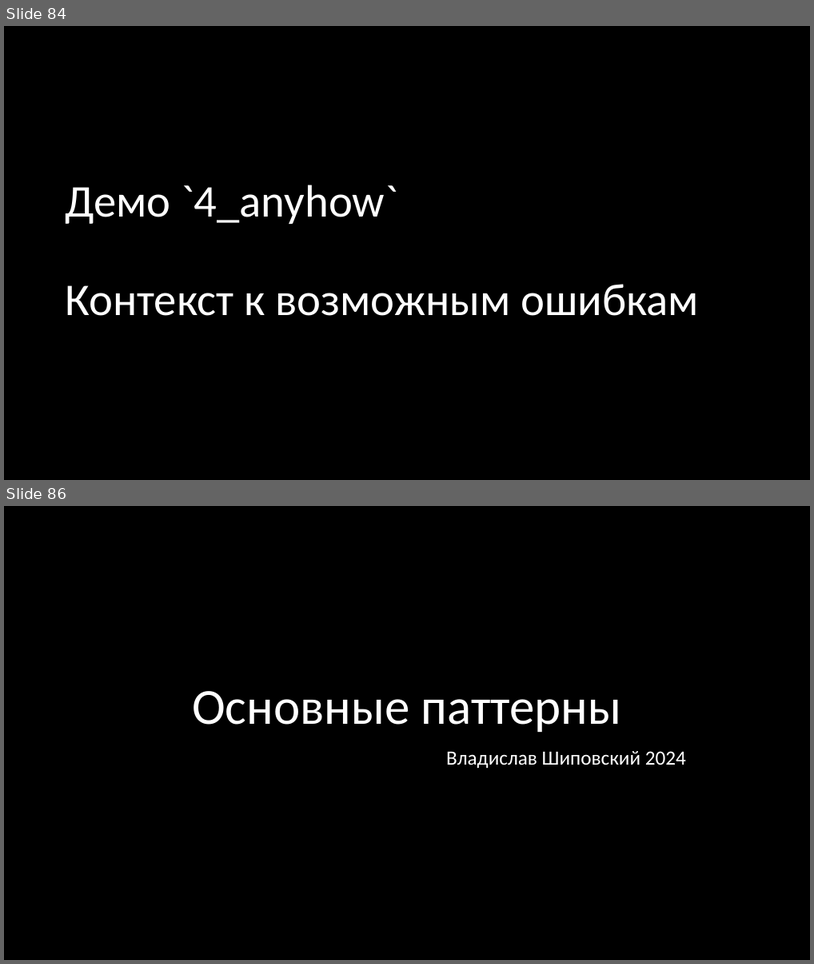
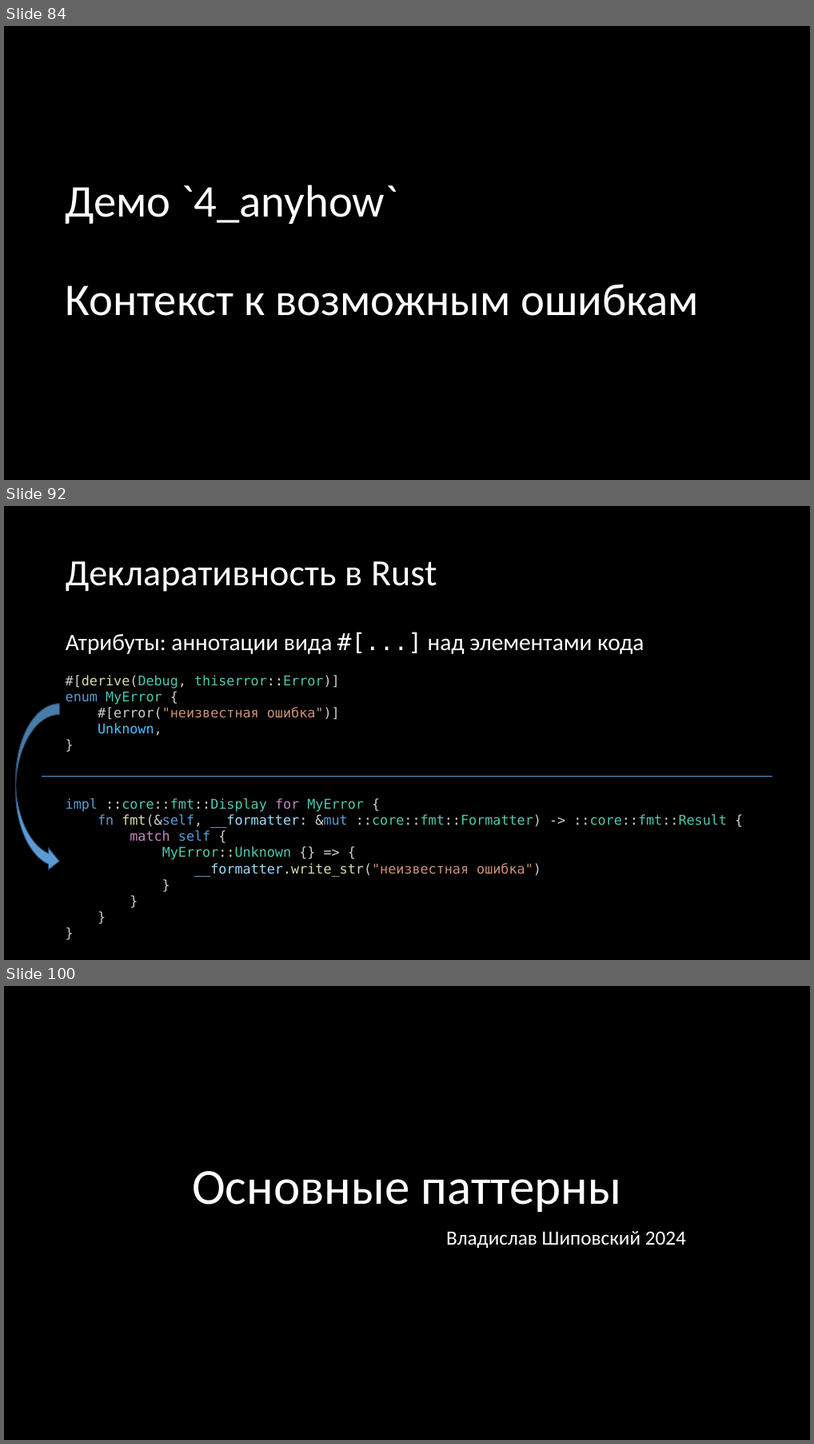
Before and after one commit to Gordon01/learn-rust, a slide deck: keynotes/Rust 2024.pptx. Shown one above the other, each under a label of ours: slides 84 and 86 before the commit, slides 84, 92 and 100 after it; the slides between them are not shown. The pictures are 814x964 and 814x1444 pixels, drawn with LibreOffice and Linux fonts; fonts in the diff are those of the drawing. Boxes give left, top, right and bottom in pixels: in the first picture for what was removed or moved away, otherwise in the second. Text is boxed around its words. In the diff, an @@ line names an element or a change of style, - is before the commit and + after.

```diff
--- a/keynotes/Rust 2024.pptx
+++ b/keynotes/Rust 2024.pptx
@@ slide 92 added at (x1=4, y1=506, x2=810, y2=960), background #000000 @@
@@ title added at (x1=66, y1=561, x2=437, y2=592), 44 pt, text #FFFFFF @@
+Декларативность в Rust
@@ text added at (x1=66, y1=634, x2=644, y2=654), 28 pt, text #FFFFFF @@
+Атрибуты: аннотации вида #[...] над элементами кода
@@ text added at (x1=66, y1=675, x2=340, y2=736), 16 pt, text #4EC9B0 @@
+#[derive(Debug, thiserror::Error)]
+enum MyError {
+#[error("неизвестная ошибка")]
+Unknown,
+}
@@ curved right arrow added at (x1=15, y1=704, x2=59, y2=872), fill #5B9BD5, outline #28445D 1 pt @@
@@ line added from (773, 776) to (42, 776), #5B9BD5 1.5 pt @@
@@ text added at (x1=66, y1=798, x2=727, y2=876), 16 pt, text #4EC9B0 @@
+impl ::core::fmt::Display for MyError {
+fn fmt(&self, __formatter: &mut ::core::fmt::Formatter) -> ::core::fmt::Result {
+match self {
+MyError::Unknown {} => {
+__formatter.write_str("неизвестная ошибка")
+}
+}
+}
+}
@@ what was slide 86 is now slide 100 @@
```
Also in this commit, not shown: 1 slide changed, 13 other slides added, 7 other files.
